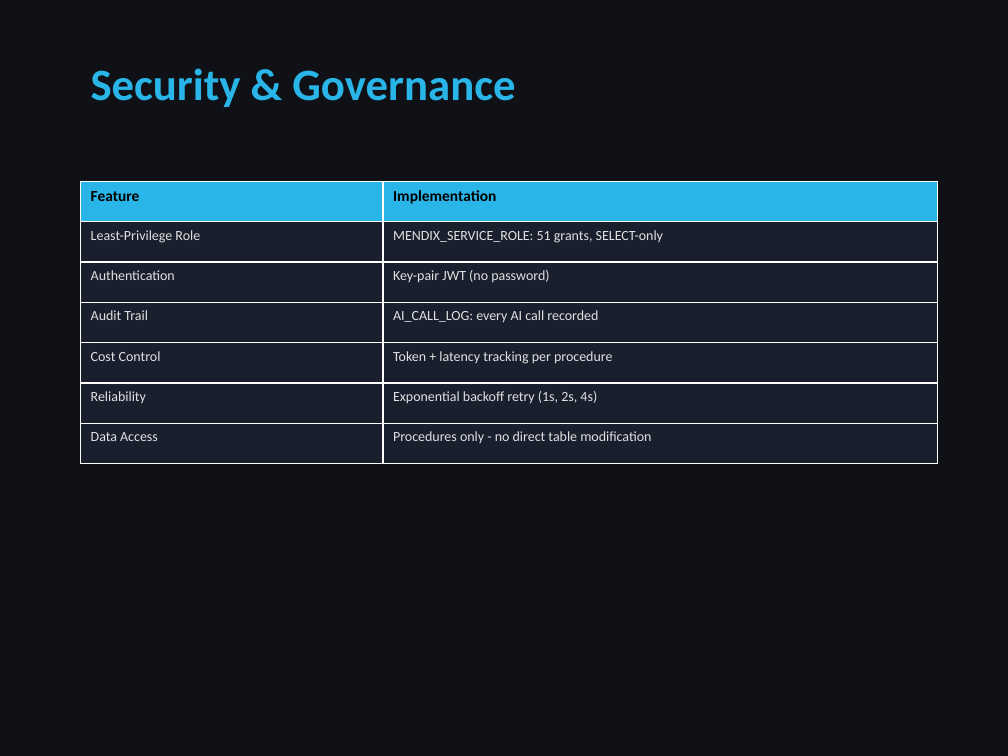
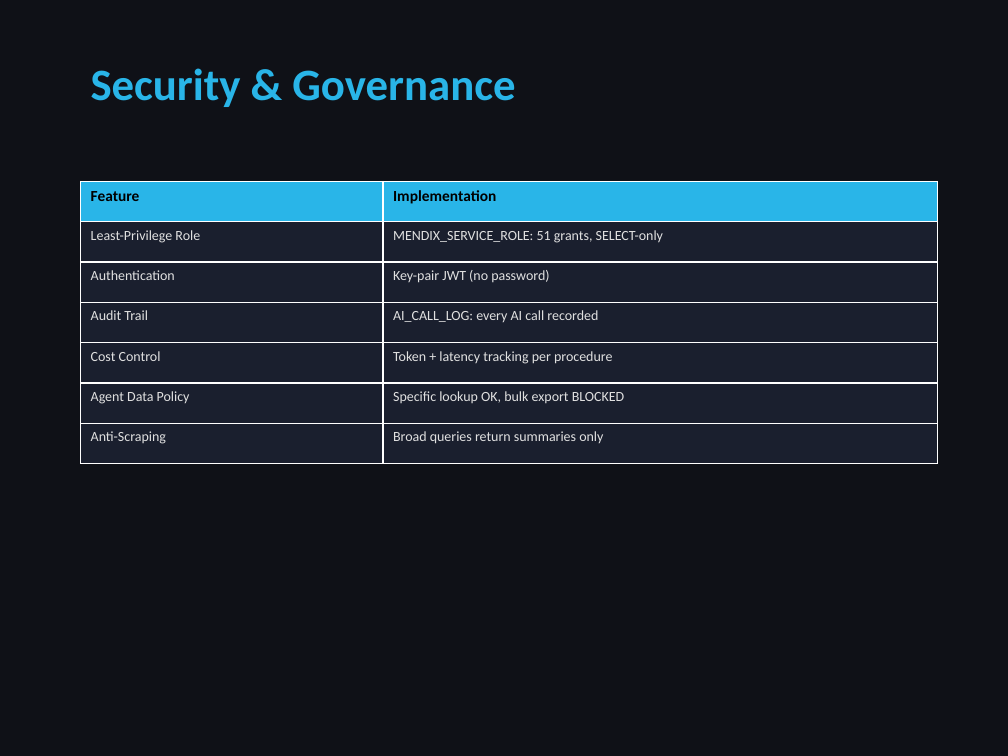
Before and after one commit to hoachauphuoc/vf-logistics-seaport, a slide deck: slide 13 of VF_Logistics_Presentation.pptx. Drawn at 1008x756 pixels with LibreOffice and Linux fonts; fonts in the diff are those of the drawing. Boxes give left, top, right and bottom in pixels: in the first picture for what was removed or moved away, otherwise in the second. Text is boxed around its words. In the diff, an @@ line names an element or a change of style, - is before the commit and + after.

Commit message:
Final hackathon submission: AI Auto-Explain, OCR demo, Email Notifications, Dynamic Tables, Batch SPs, data-grounded AI Chat, 10 Tasks, CSV export, i18n, security hardening. 27 SPs, 8 UDFs, 3 DTs, 10 Tasks. Built 100%% with CoCo CLI.

```diff
--- a/VF_Logistics_Presentation.pptx
+++ b/VF_Logistics_Presentation.pptx
@@ table at <box>81,181,937,464</box> @@
-row 6, column 1: Reliability
+row 6, column 1: Agent Data Policy
-row 6, column 2: Exponential backoff retry (1s, 2s, 4s)
+row 6, column 2: Specific lookup OK, bulk export BLOCKED
-row 7, column 1: Data Access
+row 7, column 1: Anti-Scraping
-row 7, column 2: Procedures only - no direct table modification
+row 7, column 2: Broad queries return summaries only
```
Also in this commit, not shown: 2 other slides changed, 3 slides added, 2 slides removed, 55 other files.
